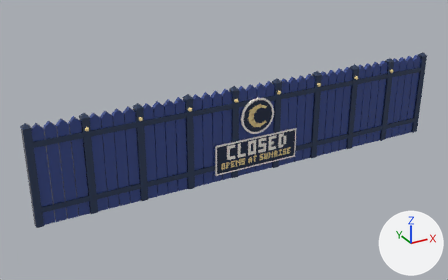
The glTF model assets/cat-cafe/exports/CatCafe_Alley_NightFence.glb as it was, and as the next commit left it.
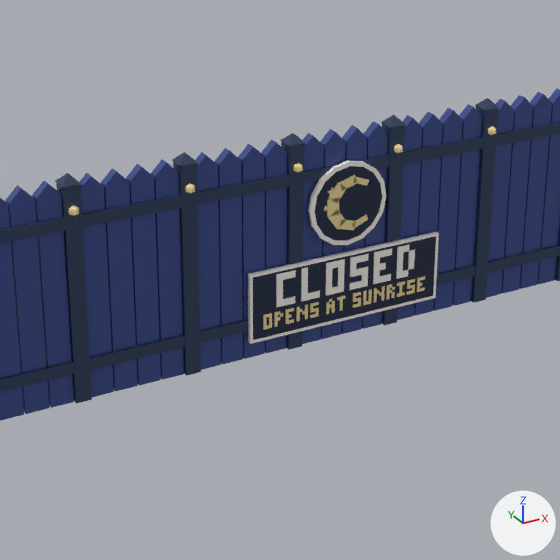
Each version appears first whole from a camera (50 mm lens) standing at (-27.2, -42.2, 25.7) and looking at (-2.7, 2.5, 3.4), and next in a close-up on the part from 24% to 78% of the width and 10% to 96% of the height. Lighting does not change. The marker at lower right points along +X, +Y and +Z. The last two pictures show the newer version. Vertices at exactly the same position are counted once.

Objects in the first close-up: 'CatCafe_Alley_NightFence', 'CatCafe_Alley_NightFence_Moon_Bulb'.
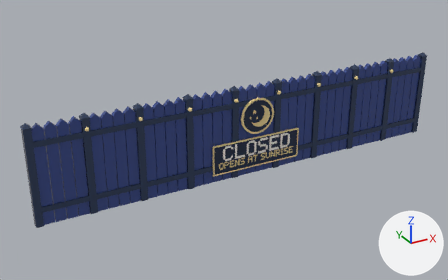
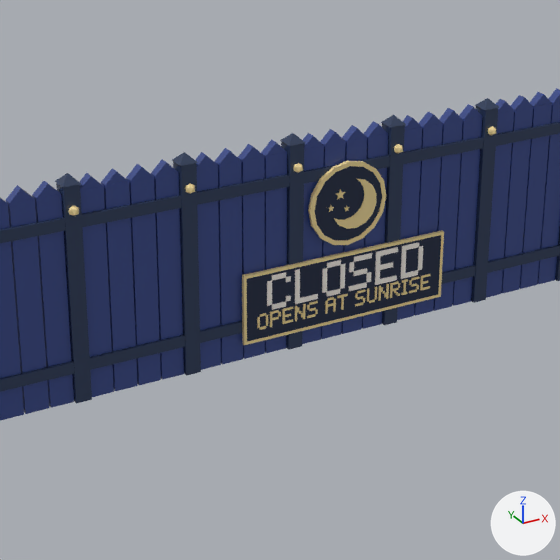
The change, as a diff of the scene's bpy script:
```diff
--- a/assets/cat-cafe/exports/CatCafe_Alley_NightFence.glb.py
+++ b/assets/cat-cafe/exports/CatCafe_Alley_NightFence.glb.py
@@ me_catcafe_alley_nightfence @@
 # used by ob_catcafe_alley_nightfence; location = (0.0, 0.0, 0.0)
-me_catcafe_alley_nightfence.from_pydata(...)  # 974 vertices, 1508 faces; spans x -20.0..20.0, y 1.1..1.9, z 0.0..8.6
+me_catcafe_alley_nightfence.from_pydata(...)  # 890 vertices, 1332 faces; spans x -20.0..20.0, y 1.1..1.9, z 0.0..8.6
+# me_catcafe_alley_nightfence part 1: a new loose piece, a box spanning x -4.36..4.36, y 1.15..1.28, z 0.85..3.45, in mat_catcafe_palette
+# me_catcafe_alley_nightfence part 2: the loose piece of 64 vertices spanning x -1.7..1.7, y 1.1..1.3, z 3.9..7.3 is deleted
+# me_catcafe_alley_nightfence part 3: the loose piece of 28 vertices spanning x -4.2..4.2, y 1.1..1.3, z 0.7..3.6 is deleted
 me_catcafe_alley_nightfence.materials.append(mat_catcafe_palette)
@@ me_catcafe_alley_nightfence_moon_bulb @@
 # used by ob_catcafe_alley_nightfence_moon_bulb; location = (0.0, 0.0, 0.0)
-me_catcafe_alley_nightfence_moon_bulb.from_pydata(...)  # 950 vertices, 1842 faces; spans x -15.5..15.5, y 1.0..1.3, z 1.2..7.6
+me_catcafe_alley_nightfence_moon_bulb.from_pydata(...)  # 896 vertices, 1706 faces; spans x -15.5..15.5, y 1.0..1.3, z 0.7..7.6
+# me_catcafe_alley_nightfence_moon_bulb part 4: the loose piece of 22 vertices spanning x -0.7..-0.4, y 1.1..1.2, z 4.9..5.2 is moved by (0.5, 0.0, 0.4)
+# me_catcafe_alley_nightfence_moon_bulb part 5: a new loose piece of 64 vertices spanning x -1.7..1.7, y 1.1..1.3, z 3.9..7.3, in mat_catcafe_palette
+# me_catcafe_alley_nightfence_moon_bulb part 6: a new loose piece of 40 vertices spanning x -0.7..1.2, y 1.1..1.2, z 4.6..6.5, in mat_catcafe_palette
+# me_catcafe_alley_nightfence_moon_bulb part 7: a new loose piece of 32 vertices spanning x -3.5..-2.5, y 1.1..1.2, z 1.9..3.3, in mat_catcafe_palette
+# me_catcafe_alley_nightfence_moon_bulb part 8: a new loose piece of 24 vertices spanning x -4.5..4.5, y 1.1..1.3, z 0.7..3.6, in mat_catcafe_palette
+# me_catcafe_alley_nightfence_moon_bulb part 9: a new loose piece of 24 vertices spanning x 2.5..3.5, y 1.1..1.2, z 1.9..3.3, in mat_catcafe_palette
+# me_catcafe_alley_nightfence_moon_bulb part 10: the loose piece of 26 vertices spanning x -2.0..-1.2, y 1.1..1.2, z 2.0..3.3 is deleted
+# me_catcafe_alley_nightfence_moon_bulb part 11: the loose piece of 22 vertices spanning x -1.0..-0.5, y 1.1..1.2, z 6.0..6.4 is deleted
+# me_catcafe_alley_nightfence_moon_bulb part 12: 114 vertices moved from x -3.7..3.5, y 1.1..1.2, z 1.2..5.9 to x -3.5..3.5, y 1.1..1.2, z 1.2..5.9; 521 vertices removed from x -3.7..3.7, y 1.1..1.2, z 1.2..6.7; 331 vertices added at x -3.9..3.9, y 1.1..1.2, z 1.2..6.3
 me_catcafe_alley_nightfence_moon_bulb.materials.append(mat_catcafe_palette)
```

Pixel boxes [x1, y1, x2, y2] of what changed, in the close-ups (560 x 560 px; the box of a moved part takes in the faces that stretch with it):
part 1 of me_catcafe_alley_nightfence, added (blue)
    after: [247, 235, 441, 341]
part 2 of me_catcafe_alley_nightfence, deleted
    before: [308, 161, 386, 245]
part 3 of me_catcafe_alley_nightfence, deleted (blue)
    before: [248, 232, 439, 344]
part 4 of me_catcafe_alley_nightfence_moon_bulb, moved or reshaped
    before: [333, 217, 340, 224]
    after: [344, 206, 350, 212]
part 5 of me_catcafe_alley_nightfence_moon_bulb, added (beige)
    after: [308, 161, 386, 245]
part 6 of me_catcafe_alley_nightfence_moon_bulb, added (beige)
    after: [334, 179, 377, 229]
part 7 of me_catcafe_alley_nightfence_moon_bulb, added
    after: [267, 272, 291, 310]
part 8 of me_catcafe_alley_nightfence_moon_bulb, added
    after: [242, 230, 444, 345]
part 9 of me_catcafe_alley_nightfence_moon_bulb, added
    after: [400, 242, 423, 279]
part 10 of me_catcafe_alley_nightfence_moon_bulb, deleted
    before: [301, 267, 320, 302]
part 11 of me_catcafe_alley_nightfence_moon_bulb, deleted
    before: [327, 187, 337, 197]
part 12 of me_catcafe_alley_nightfence_moon_bulb, moved or reshaped
    before: [263, 175, 425, 330]
    after: [257, 189, 431, 330]
